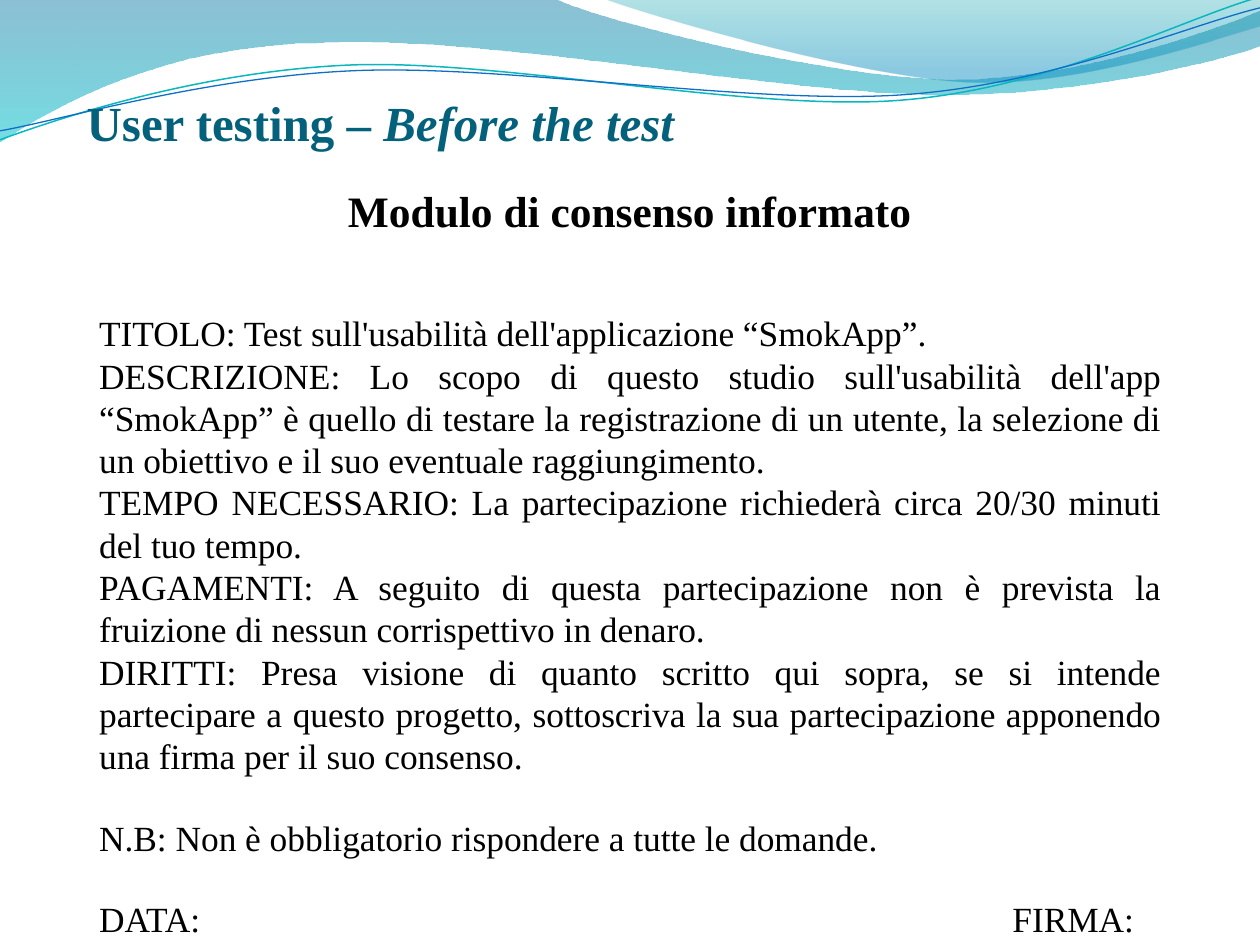
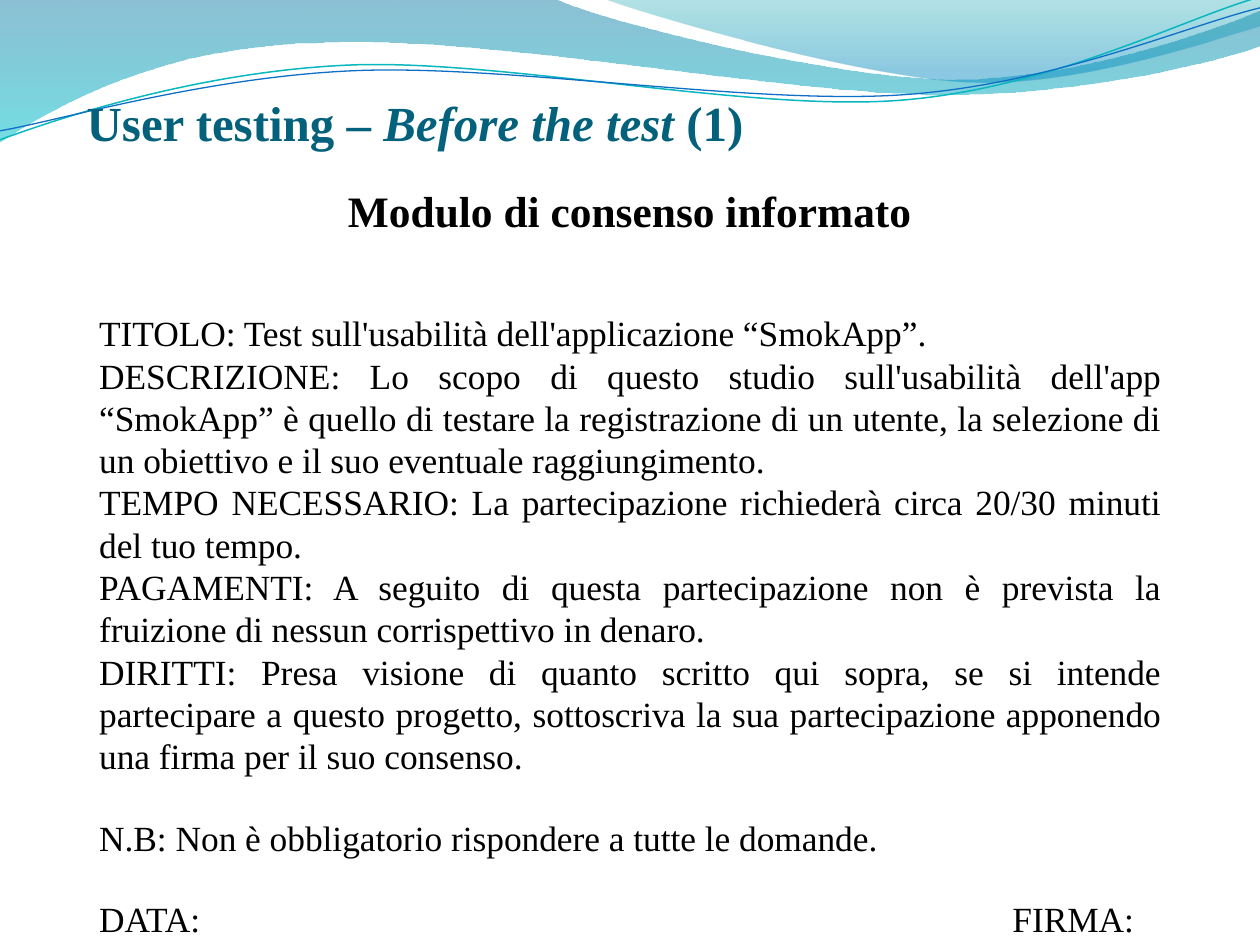
Before and after one commit to giusmastro91/Cognitive-systems, a slide deck: slide 19 of Prova_6/Leone_Mastrosimone_PresentazioneProgetto.pptx. Drawn at 1260x945 pixels with LibreOffice and Linux fonts; fonts in the diff are those of the drawing; background and template pictures are left out. Boxes give left, top, right and bottom in pixels: in the first picture for what was removed or moved away, otherwise in the second. Text is boxed around its words. In the diff, an @@ line names an element or a change of style, - is before the commit and + after.

```diff
--- a/Prova_6/Leone_Mastrosimone_PresentazioneProgetto.pptx
+++ b/Prova_6/Leone_Mastrosimone_PresentazioneProgetto.pptx
@@ title at (87,103,743,151): text changed; italic off @@
-User testing – Before the test
+User testing – Before the test (1)
```
Also in this commit, not shown: 21 other slides changed.
